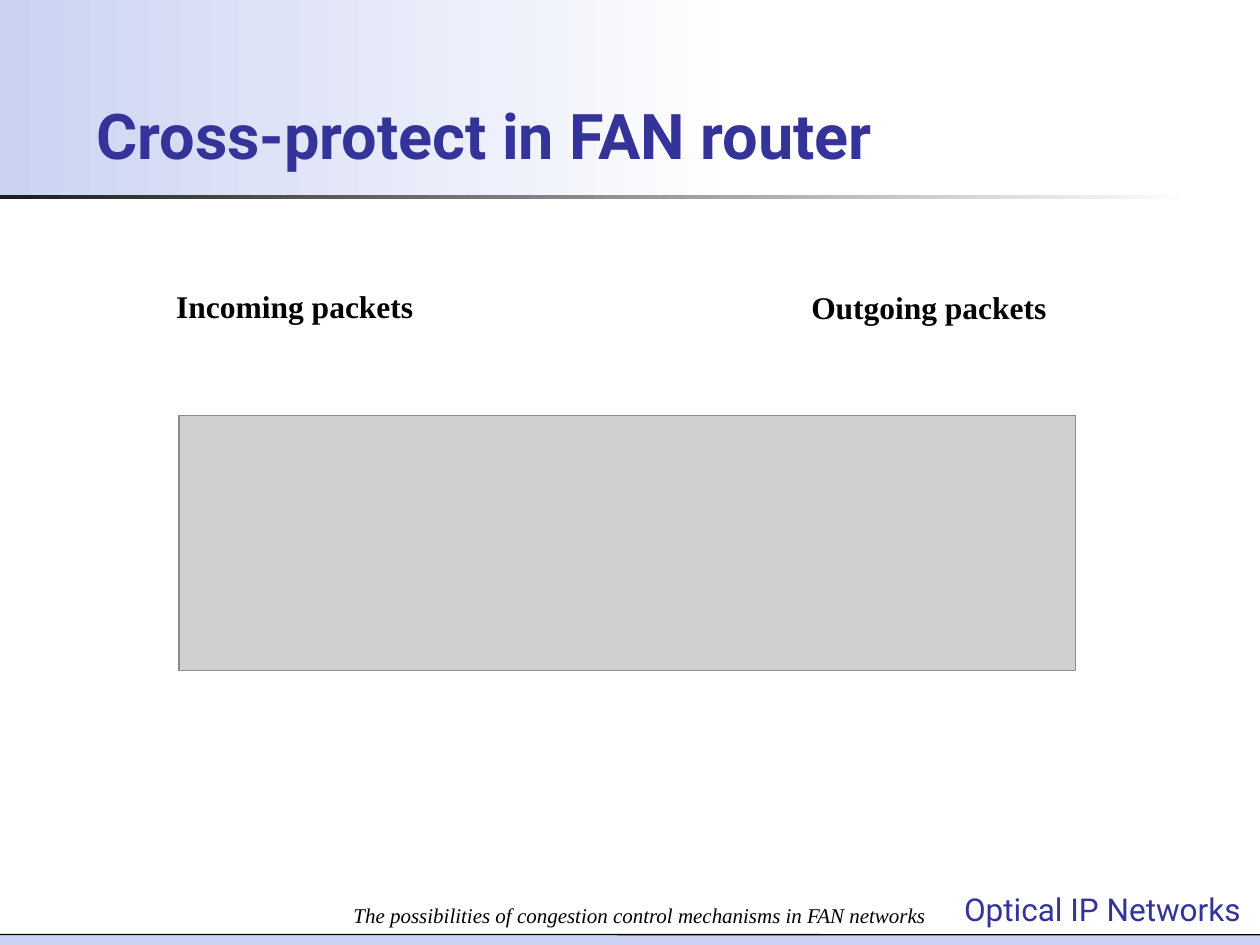
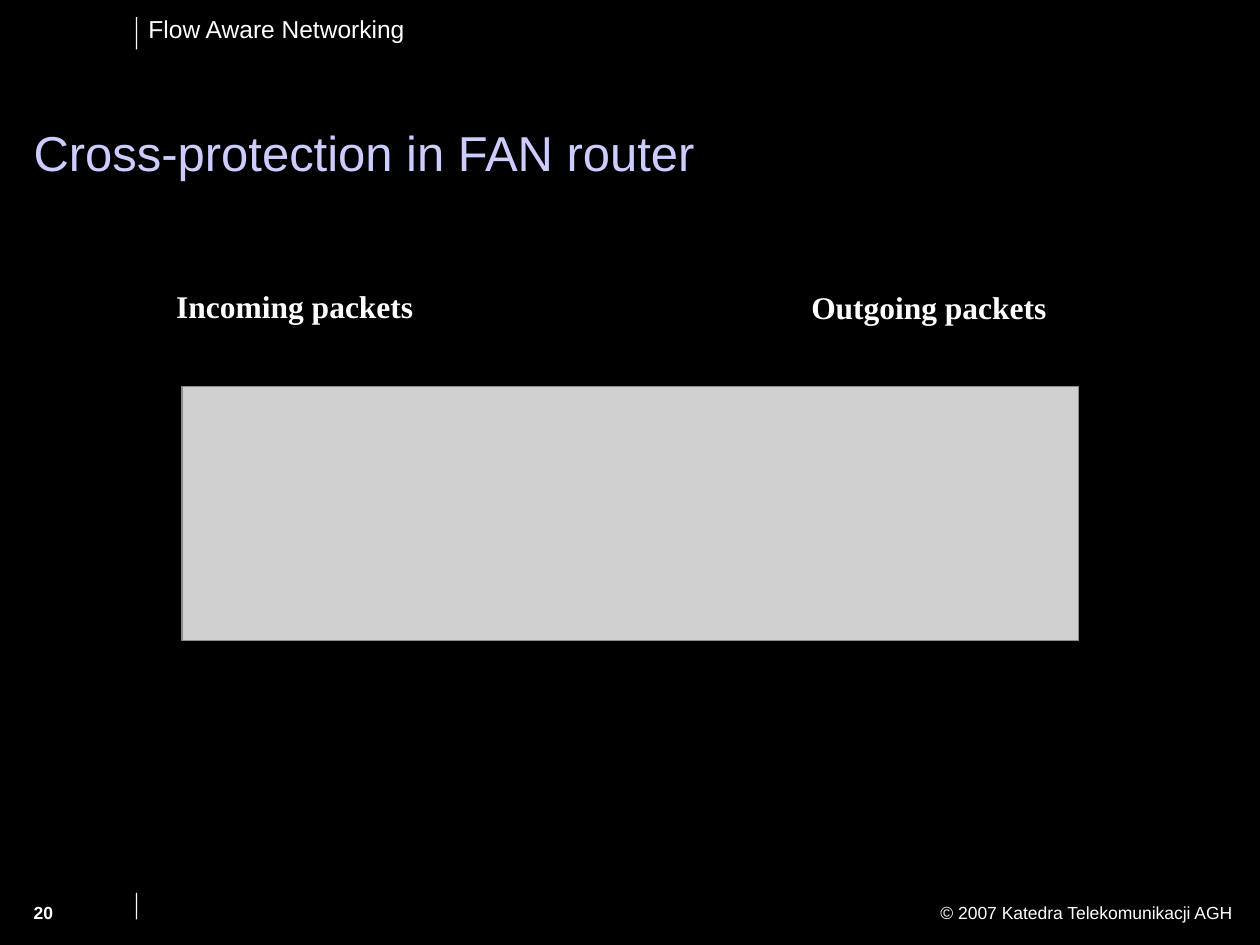
Before and after one commit to jpalider/fansimulator, a slide deck: slide 20 of seminarium/Optical IP Networks - FAN presentation_Q.ppt (slide 12 before the commit). Drawn at 1260x945 pixels with LibreOffice and Linux fonts; fonts in the diff are those of the drawing; grey boxes stand for pictures; background and template pictures are left out. Boxes give left, top, right and bottom in pixels: in the first picture for what was removed or moved away, otherwise in the second. Text is boxed around its words. In the diff, an @@ line names an element or a change of style, - is before the commit and + after.

```diff
--- a/seminarium/Optical IP Networks - FAN presentation_Q.ppt
+++ b/seminarium/Optical IP Networks - FAN presentation_Q.ppt
@@ background #FFFFFF to #000000 @@
@@ rectangle removed at <box>0,0,746,199</box> @@
@@ line added from (136, 18) to (136, 49), #FFFFFF 0.74 pt @@
@@ text added at <box>148,20,405,43</box>, 14 pt, text #FFFFFF @@
+Flow Aware Networking
@@ title at <box>34,135,695,181</box>: text changed; size 36 to 28 pt; font Roboto to Arial; text colour #333399 to #CCCCFF; bold off @@
-Cross-protect in FAN router
+Cross-protection in FAN router
@@ rectangle removed at <box>0,195,1191,200</box> @@
@@ text "Incoming packets" at <box>176,296,413,325</box>: text colour #000000 to #FFFFFF @@
@@ text "Outgoing packets" at <box>811,297,1046,325</box>: text colour #000000 to #FFFFFF @@
@@ picture: place and size @@
-picture at <box>179,416,1075,670</box>
+picture at <box>181,387,1077,641</box>
@@ line added from (136, 893) to (136, 920), #FFFFFF 0.74 pt @@
@@ text removed at <box>964,897,1241,928</box> @@
-Optical IP Networks
@@ page number added at <box>34,906,53,919</box>, 10 pt, text #FFFFFF, bold @@
+20
@@ text removed at <box>353,908,925,928</box> @@
-The possibilities of congestion control mechanisms in FAN networks
@@ text added at <box>958,906,1232,923</box>, 10 pt, text #FFFFFF @@
+© 2007 Katedra Telekomunikacji AGH
@@ rectangle removed at <box>0,935,1260,945</box> @@
@@ line removed from (0, 935) to (1260, 935) @@
```
Also in this commit, not shown: 9 other slides changed, 13 slides added, 3 slides removed.
